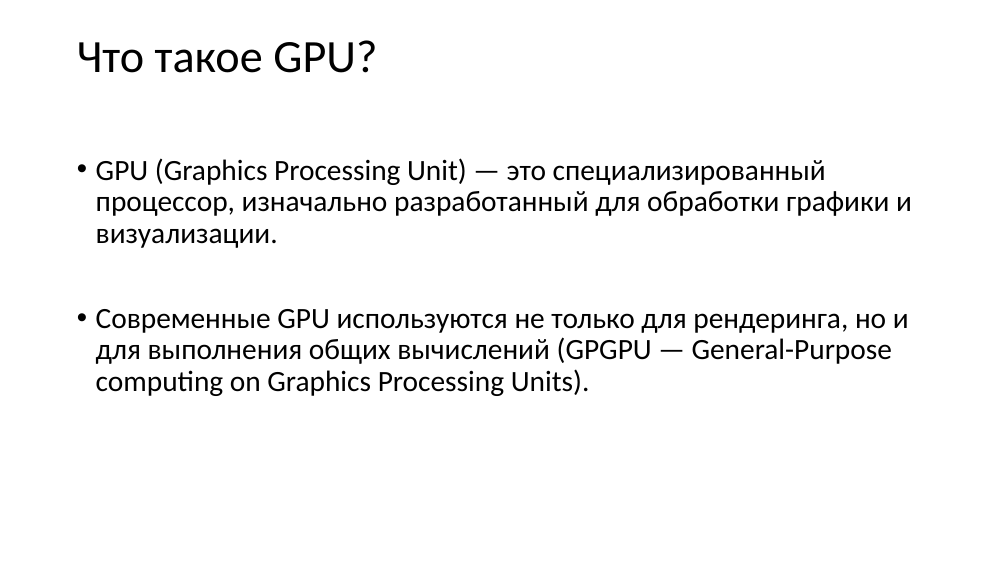
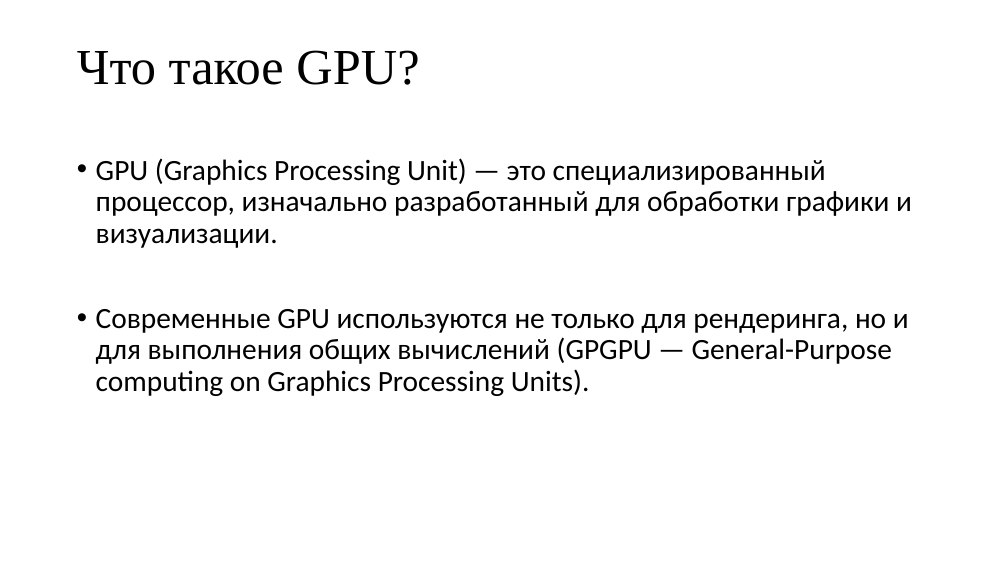
Before and after one commit to pezkov/gpu_course, a slide deck: slide 3 of presentations/Вычисления на GPU.pptx. Drawn at 1008x567 pixels with LibreOffice and Linux fonts; fonts in the diff are those of the drawing. Boxes give left, top, right and bottom in pixels: in the first picture for what was removed or moved away, otherwise in the second. Text is boxed around its words. In the diff, an @@ line names an element or a change of style, - is before the commit and + after.

```diff
--- a/presentations/Вычисления на GPU.pptx
+++ b/presentations/Вычисления на GPU.pptx
@@ title "Что такое GPU?": place and size @@
-title "Что такое GPU?" at bbox=[77, 40, 377, 73]
+title "Что такое GPU?" at bbox=[77, 50, 419, 85]
@@ title "Что такое GPU?" at bbox=[77, 50, 419, 85]: size 44 to 48 pt, font Calibri to Times New Roman @@
```
Also in this commit, not shown: 20 other slides changed, 1 other file.
